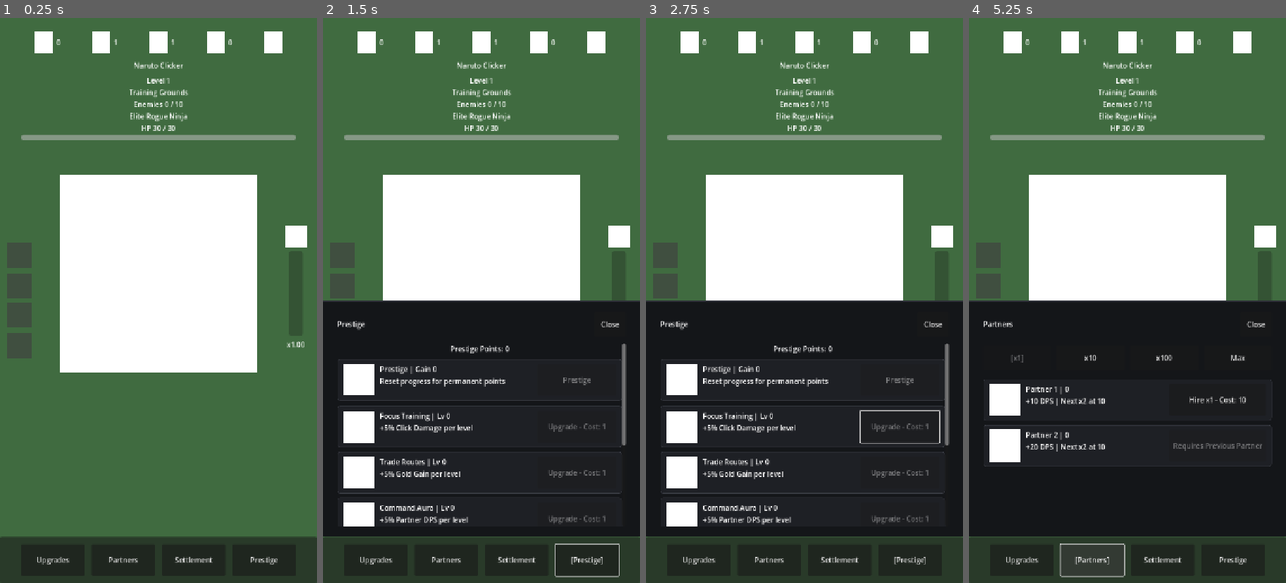
Above: before the commit, frames 1-4 (left to right).
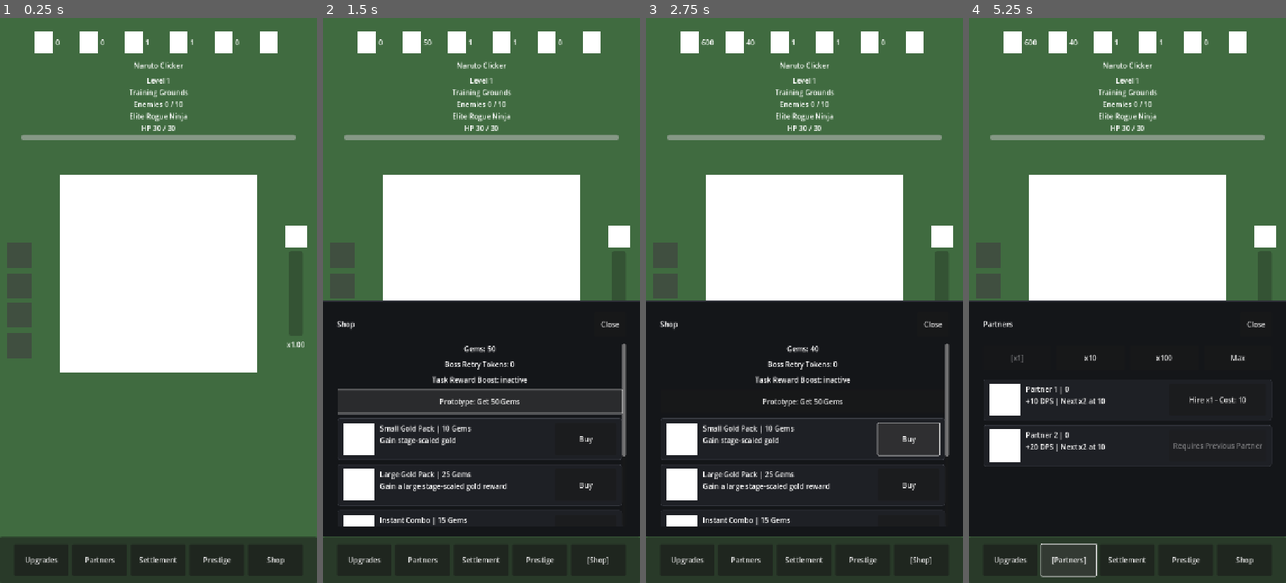
Above: after the commit, the same moments.

Repository: StanisRyz/naruto-clicker
Game: Godot game, scene res://scenes/main/Main.tscn
Same seed, same stepped clock (60 frames per second), same inputs: the game is played once before the commit and once after it.
Inputs (mouse positions are in pixels of both pictures, inside the frame that each line leads up to):
- Up to frame 1 (0.25 s): no input
- Up to frame 2 (1.5 s): click (598, 560) at 0.5 s, where only the run after the commit has a clickable "Shop"; click (478, 402) at 1.25 s, where only the run after the commit has a clickable "Prototype: Get 50 Gems"
- Up to frame 3 (2.75 s): click (909, 441) at 2 s, where only the run after the commit has a clickable "Buy"
- Up to frame 4 (5.25 s): click (1244, 560) at 2.75 s, where only the run after the commit has a clickable "[Shop]"; click (1263, 238) at 3.5 s; click "Upgrades" at 4.25 s; click "Partners" at 5 s

The runs differ from the first frame. In frame 1, 1.8% of the frame differs, in the area x 8-90%, y 2-97%; in frame 2, 7.6%, in the area x 4-96%, y 2-99%; in frame 3, 7.4%; in frame 4, 2.0%.

Commit message:
Add prototype gems shop tab
Add prototype premium currency and reward shop.

Changes include:
- Add Gems as runtime premium currency.
- Add Shop as the 5th bottom tab after Prestige.
- Add ShopSheet and ShopPanel.
- Add prototype shop products for gold packs, combo fill, boss retry, and task reward boost.
- Add temporary dev-only Get 50 Gems button.
- Keep real Yandex payments, ads, saves, and external assets out of this patch.

Diff:
--- a/scenes/game/ClickerScreen.gd
+++ b/scenes/game/ClickerScreen.gd
@@ -49,10 +49,12 @@
 @onready var partners_button: Button = $BottomBar/MarginContainer/HBoxContainer/PartnersButton
 @onready var settlement_button: Button = $BottomBar/MarginContainer/HBoxContainer/SettlementButton
 @onready var prestige_button: Button = $BottomBar/MarginContainer/HBoxContainer/PrestigeButton
+@onready var shop_button: Button = $BottomBar/MarginContainer/HBoxContainer/ShopButton
 @onready var upgrade_sheet: UpgradeSheet = $UpgradeSheet
 @onready var partner_sheet: PartnerSheet = $PartnerSheet
 @onready var settlement_sheet: SettlementSheet = $SettlementSheet
 @onready var prestige_sheet: PrestigeSheet = $PrestigeSheet
+@onready var shop_sheet: ShopSheet = $ShopSheet
 @onready var prestige_confirm_dialog: PrestigeConfirmDialog = $PrestigeSheet/PrestigeConfirmDialog
 
 
@@ -69,6 +71,7 @@
 	partners_button.pressed.connect(_on_partners_button_pressed)
 	settlement_button.pressed.connect(_on_settlement_button_pressed)
 	prestige_button.pressed.connect(_on_prestige_button_pressed)
+	shop_button.pressed.connect(_on_shop_button_pressed)
 	upgrade_sheet.character_level_upgrade_requested.connect(_on_character_level_upgrade_requested)
 	upgrade_sheet.autoclick_purchase_requested.connect(_on_autoclick_purchase_requested)
 	upgrade_sheet.gold_bonus_purchase_requested.connect(_on_gold_bonus_purchase_requested)
@@ -78,12 +81,15 @@
 	settlement_sheet.building_purchase_requested.connect(_on_building_purchase_requested)
 	prestige_sheet.prestige_requested.connect(_on_prestige_requested)
 	prestige_sheet.prestige_talent_purchase_requested.connect(_on_prestige_talent_purchase_requested)
+	shop_sheet.product_purchase_requested.connect(_on_shop_product_purchase_requested)
+	shop_sheet.test_gems_requested.connect(_on_test_gems_requested)
 	prestige_confirm_dialog.confirmed.connect(_on_prestige_confirmed)
 	prestige_confirm_dialog.cancelled.connect(_on_prestige_cancelled)
 	upgrade_sheet.closed.connect(_on_sheet_closed)
 	partner_sheet.closed.connect(_on_sheet_closed)
 	settlement_sheet.closed.connect(_on_sheet_closed)
 	prestige_sheet.closed.connect(_on_sheet_closed)
+	shop_sheet.closed.connect(_on_sheet_closed)
 	_update_ui()
 	_sync_boss_timer()
 
@@ -143,6 +149,7 @@
 	partner_sheet.update_view(state)
 	settlement_sheet.update_view(state)
 	prestige_sheet.update_view(state)
+	shop_sheet.update_view(state)
 	if tasks_window.visible:
 		tasks_window.refresh_progress_only(state)
 
@@ -243,12 +250,30 @@
 	_toggle_bottom_sheet("prestige")
 
 
+func _on_shop_button_pressed() -> void:
+	_toggle_bottom_sheet("shop")
+
+
 func _on_prestige_requested() -> void:
 	prestige_sheet.show_prestige_confirm(state)
 
 
 func _on_prestige_talent_purchase_requested(talent_index: int) -> void:
 	var result: Dictionary = state.buy_prestige_talent(talent_index)
+	_handle_status_text(result.get("status_text", ""))
+	_update_ui()
+
+
+func _on_shop_product_purchase_requested(product_id: String) -> void:
+	var result: Dictionary = state.buy_shop_product(product_id)
+	_handle_status_text(result.get("status_text", ""))
+	if result.has("combo_fill"):
+		_fill_combo_meter_from_shop(float(result.get("combo_fill", combo_meter_max)))
+	_update_ui()
+
+
+func _on_test_gems_requested() -> void:
+	var result: Dictionary = state.grant_test_gems(50)
 	_handle_status_text(result.get("status_text", ""))
 	_update_ui()
 
@@ -287,6 +312,7 @@
 	partners_button.text = "[Partners]" if active_bottom_tab == "partners" else "Partners"
 	settlement_button.text = "[Settlement]" if active_bottom_tab == "settlement" else "Settlement"
 	prestige_button.text = "[Prestige]" if active_bottom_tab == "prestige" else "Prestige"
+	shop_button.text = "[Shop]" if active_bottom_tab == "shop" else "Shop"
 
 
 func _toggle_bottom_sheet(tab_name: String) -> void:
@@ -306,6 +332,8 @@
 			settlement_sheet.show_sheet()
 		"prestige":
 			prestige_sheet.show_sheet()
+		"shop":
+			shop_sheet.show_sheet()
 
 	active_bottom_tab = tab_name
 	_update_bottom_bar_view()
@@ -316,6 +344,7 @@
 	partner_sheet.hide_sheet()
 	settlement_sheet.hide_sheet()
 	prestige_sheet.hide_sheet()
+	shop_sheet.hide_sheet()
 
 
 func _on_sheet_closed() -> void:
@@ -341,6 +370,7 @@
 	boss_time_left = 0.0
 	_handle_status_text(result.get("status_text", ""))
 	_update_ui()
+	_sync_boss_timer()
 
 
 func _apply_attack_result(result: Dictionary, show_hit_feedback: bool, was_boss_level: bool = false) -> void:
@@ -521,6 +551,15 @@
 	)
 
 
+func _fill_combo_meter_from_shop(amount: float) -> void:
+	combo_meter_value = clampf(amount, 0.0, combo_meter_max)
+	if combo_meter_value >= combo_meter_max:
+		combo_meter_value = combo_meter_max
+		combo_empowered_active = true
+		combo_empowered_time_left = combo_empowered_duration
+		state.total_combo_empowered_activations += 1
+
+
 func _handle_defeat_result(result: Dictionary, was_boss_level: bool) -> void:
 	enemy_transition_locked = true
 	enemy_transition_token += 1
--- a/scenes/game/ClickerScreen.tscn
+++ b/scenes/game/ClickerScreen.tscn
@@ -11,6 +11,7 @@
 [ext_resource type="PackedScene" path="res://scenes/ui/ProgressInfoPanel.tscn" id="9_progress"]
 [ext_resource type="PackedScene" path="res://scenes/ui/ComboPanel.tscn" id="10_combo"]
 [ext_resource type="PackedScene" path="res://scenes/ui/TasksWindow.tscn" id="11_tasks"]
+[ext_resource type="PackedScene" path="res://scenes/ui/ShopSheet.tscn" id="12_shop"]
 
 [node name="ClickerScreen" type="Control"]
 layout_mode = 3
@@ -127,6 +128,9 @@
 [node name="PrestigeSheet" parent="." instance=ExtResource("7_4qosh")]
 layout_mode = 1
 
+[node name="ShopSheet" parent="." instance=ExtResource("12_shop")]
+layout_mode = 1
+
 [node name="BottomBar" type="PanelContainer" parent="."]
 layout_mode = 1
 anchors_preset = 12
@@ -139,14 +143,14 @@
 
 [node name="MarginContainer" type="MarginContainer" parent="BottomBar"]
 layout_mode = 2
-theme_override_constants/margin_left = 48
+theme_override_constants/margin_left = 32
 theme_override_constants/margin_top = 16
-theme_override_constants/margin_right = 48
+theme_override_constants/margin_right = 32
 theme_override_constants/margin_bottom = 16
 
 [node name="HBoxContainer" type="HBoxContainer" parent="BottomBar/MarginContainer"]
 layout_mode = 2
-theme_override_constants/separation = 16
+theme_override_constants/separation = 8
 
 [node name="UpgradesButton" type="Button" parent="BottomBar/MarginContainer/HBoxContainer"]
 custom_minimum_size = Vector2(0, 72)
@@ -172,5 +176,11 @@
 size_flags_horizontal = 3
 text = "Prestige"
 
+[node name="ShopButton" type="Button" parent="BottomBar/MarginContainer/HBoxContainer"]
+custom_minimum_size = Vector2(0, 72)
+layout_mode = 2
+size_flags_horizontal = 3
+text = "Shop"
+
 [node name="TasksWindow" parent="." instance=ExtResource("11_tasks")]
 layout_mode = 1
--- a/scenes/ui/PrimaryStatsPanel.gd
+++ b/scenes/ui/PrimaryStatsPanel.gd
@@ -4,6 +4,7 @@
 signal settings_requested
 
 @onready var gold_value_label: Label = $HBoxContainer/GoldCard/GoldValueLabel
+@onready var gems_value_label: Label = $HBoxContainer/GemsCard/GemsValueLabel
 @onready var character_level_value_label: Label = $HBoxContainer/CharacterLevelCard/CharacterLevelValueLabel
 @onready var damage_value_label: Label = $HBoxContainer/DamageCard/DamageValueLabel
 @onready var partner_dps_value_label: Label = $HBoxContainer/PartnerDpsCard/PartnerDpsValueLabel
@@ -16,6 +17,7 @@
 
 func update_view(state: ClickerState) -> void:
 	gold_value_label.text = "%d" % state.gold
+	gems_value_label.text = "%d" % state.gems
 	character_level_value_label.text = "%d" % state.character_level
 	damage_value_label.text = "%d" % state.click_damage
 	partner_dps_value_label.text = "%d" % state.get_final_partner_dps(false)
--- a/scenes/ui/PrimaryStatsPanel.tscn
+++ b/scenes/ui/PrimaryStatsPanel.tscn
@@ -15,13 +15,13 @@
 grow_horizontal = 2
 grow_vertical = 2
 mouse_filter = 2
-theme_override_constants/separation = 14
+theme_override_constants/separation = 10
 
 [node name="GoldCard" type="HBoxContainer" parent="HBoxContainer"]
-custom_minimum_size = Vector2(116, 40)
+custom_minimum_size = Vector2(92, 40)
 layout_mode = 2
 mouse_filter = 2
-theme_override_constants/separation = 8
+theme_override_constants/separation = 6
 
 [node name="GoldIcon" type="ColorRect" parent="HBoxContainer/GoldCard"]
 custom_minimum_size = Vector2(40, 40)
@@ -30,17 +30,36 @@
 color = Color(1, 1, 1, 1)
 
 [node name="GoldValueLabel" type="Label" parent="HBoxContainer/GoldCard"]
-custom_minimum_size = Vector2(68, 40)
+custom_minimum_size = Vector2(46, 40)
+layout_mode = 2
+mouse_filter = 2
+text = "0"
+vertical_alignment = 1
+
+[node name="GemsCard" type="HBoxContainer" parent="HBoxContainer"]
+custom_minimum_size = Vector2(92, 40)
+layout_mode = 2
+mouse_filter = 2
+theme_override_constants/separation = 6
+
+[node name="GemsIcon" type="ColorRect" parent="HBoxContainer/GemsCard"]
+custom_minimum_size = Vector2(40, 40)
+layout_mode = 2
+mouse_filter = 2
+color = Color(1, 1, 1, 1)
+
+[node name="GemsValueLabel" type="Label" parent="HBoxContainer/GemsCard"]
+custom_minimum_size = Vector2(46, 40)
 layout_mode = 2
 mouse_filter = 2
 text = "0"
 vertical_alignment = 1
 
 [node name="CharacterLevelCard" type="HBoxContainer" parent="HBoxContainer"]
-custom_minimum_size = Vector2(116, 40)
+custom_minimum_size = Vector2(92, 40)
 layout_mode = 2
 mouse_filter = 2
-theme_override_constants/separation = 8
+theme_override_constants/separation = 6
 
 [node name="CharacterLevelIcon" type="ColorRect" parent="HBoxContainer/CharacterLevelCard"]
 custom_minimum_size = Vector2(40, 40)
@@ -49,17 +68,17 @@
 color = Color(1, 1, 1, 1)
 
 [node name="CharacterLevelValueLabel" type="Label" parent="HBoxContainer/CharacterLevelCard"]
-custom_minimum_size = Vector2(68, 40)
+custom_minimum_size = Vector2(46, 40)
 layout_mode = 2
 mouse_filter = 2
 text = "1"
 vertical_alignment = 1
 
 [node name="DamageCard" type="HBoxContainer" parent="HBoxContainer"]
-custom_minimum_size = Vector2(116, 40)
+custom_minimum_size = Vector2(92, 40)
 layout_mode = 2
 mouse_filter = 2
-theme_override_constants/separation = 8
+theme_override_constants/separation = 6
 
 [node name="DamageIcon" type="ColorRect" parent="HBoxContainer/DamageCard"]
 custom_minimum_size = Vector2(40, 40)
@@ -68,17 +87,17 @@
 color = Color(1, 1, 1, 1)
 
 [node name="DamageValueLabel" type="Label" parent="HBoxContainer/DamageCard"]
-custom_minimum_size = Vector2(68, 40)
+custom_minimum_size = Vector2(46, 40)
 layout_mode = 2
 mouse_filter = 2
 text = "1"
 vertical_alignment = 1
 
 [node name="PartnerDpsCard" type="HBoxContainer" parent="HBoxContainer"]
-custom_minimum_size = Vector2(116, 40)
+custom_minimum_size = Vector2(92, 40)
 layout_mode = 2
 mouse_filter = 2
-theme_override_constants/separation = 8
+theme_override_constants/separation = 6
 
 [node name="PartnerDpsIcon" type="ColorRect" parent="HBoxContainer/PartnerDpsCard"]
 custom_minimum_size = Vector2(40, 40)
@@ -87,7 +106,7 @@
 color = Color(1, 1, 1, 1)
 
 [node name="PartnerDpsValueLabel" type="Label" parent="HBoxContainer/PartnerDpsCard"]
-custom_minimum_size = Vector2(68, 40)
+custom_minimum_size = Vector2(46, 40)
 layout_mode = 2
 mouse_filter = 2
 text = "0"
--- /dev/null
+++ b/scenes/ui/ShopPanel.gd
@@ -0,0 +1,123 @@
+class_name ShopPanel
+extends VBoxContainer
+
+signal product_purchase_requested(product_id: String)
+signal test_gems_requested
+
+var product_rows: Dictionary = {}
+
+@onready var gems_label: Label = $GemsLabel
+@onready var tokens_label: Label = $TokensLabel
+@onready var boost_label: Label = $BoostLabel
+@onready var test_gems_button: Button = $TestGemsButton
+@onready var products_container: VBoxContainer = $ProductsContainer
+
+
+func _ready() -> void:
+	test_gems_button.pressed.connect(func() -> void: test_gems_requested.emit())
+
+
+func update_view(state: ClickerState) -> void:
+	gems_label.text = "Gems: %d" % state.gems
+	tokens_label.text = "Boss Retry Tokens: %d" % state.boss_retry_tokens
+	if state.task_reward_boost_multiplier > 1.0:
+		boost_label.text = "Task Reward Boost: x%.1f active" % state.task_reward_boost_multiplier
+	else:
+		boost_label.text = "Task Reward Boost: inactive"
+	_ensure_product_rows(state)
+
+	for product_data: Dictionary in state.get_shop_product_view_data():
+		var product_id: String = String(product_data.get("id", ""))
+		if product_rows.has(product_id):
+			_update_product_row(product_data, product_rows[product_id])
+
+
+func _ensure_product_rows(state: ClickerState) -> void:
+	for product_data: Dictionary in state.get_shop_product_view_data():
+		var product_id: String = String(product_data.get("id", ""))
+		if product_id != "" and not product_rows.has(product_id):
+			product_rows[product_id] = _create_product_row(product_id)
+
+
+func _create_product_row(product_id: String) -> Dictionary:
+	var row := PanelContainer.new()
+	row.name = "%sRow" % product_id
+	row.size_flags_horizontal = Control.SIZE_EXPAND_FILL
+	row.add_theme_stylebox_override("panel", _create_row_stylebox())
+	products_container.add_child(row)
+
+	var margin := MarginContainer.new()
+	margin.add_theme_constant_override("margin_left", 12)
+	margin.add_theme_constant_override("margin_top", 10)
+	margin.add_theme_constant_override("margin_right", 12)
+	margin.add_theme_constant_override("margin_bottom", 10)
+	row.add_child(margin)
+
+	var content := HBoxContainer.new()
+	content.size_flags_horizontal = Control.SIZE_EXPAND_FILL
+	content.add_theme_constant_override("separation", 12)
+	margin.add_child(content)
+
+	var image_holder := ColorRect.new()
+	image_holder.name = "ImageHolder"
+	image_holder.color = Color.WHITE
+	image_holder.custom_minimum_size = Vector2(72, 72)
+	content.add_child(image_holder)
+
+	var info_container := VBoxContainer.new()
+	info_container.name = "InfoContainer"
+	info_container.size_flags_horizontal = Control.SIZE_EXPAND_FILL
+	info_container.add_theme_constant_override("separation", 4)
+	content.add_child(info_container)
+
+	var name_cost_label := Label.new()
+	name_cost_label.name = "NameCostLabel"
+	name_cost_label.size_flags_horizontal = Control.SIZE_EXPAND_FILL
+	name_cost_label.text_overrun_behavior = TextServer.OVERRUN_TRIM_ELLIPSIS
+	info_container.add_child(name_cost_label)
+
+	var description_label := Label.new()
+	description_label.name = "DescriptionLabel"
+	description_label.size_flags_horizontal = Control.SIZE_EXPAND_FILL
+	description_label.autowrap_mode = TextServer.AUTOWRAP_WORD_SMART
+	info_container.add_child(description_label)
+
+	var button := Button.new()
+	button.name = "BuyButton"
+	button.custom_minimum_size = Vector2(140, 64)
+	button.text = "Buy"
+	button.pressed.connect(func() -> void: product_purchase_requested.emit(product_id))
+	content.add_child(button)
+
+	return {
+		"name_cost_label": name_cost_label,
+		"description_label": description_label,
+		"button": button,
+	}
+
+
+func _update_product_row(product_data: Dictionary, row: Dictionary) -> void:
+	var name_cost_label: Label = row["name_cost_label"]
+	var description_label: Label = row["description_label"]
+	var button: Button = row["button"]
+	var cost_gems: int = int(product_data.get("cost_gems", 0))
+
+	name_cost_label.text = "%s | %d Gems" % [String(product_data.get("name", "")), cost_gems]
+	description_label.text = String(product_data.get("description", ""))
+	button.disabled = not bool(product_data.get("can_buy", false))
+	button.text = "Buy"
+
+
+func _create_row_stylebox() -> StyleBoxFlat:
+	var stylebox := StyleBoxFlat.new()
+	stylebox.bg_color = Color(0.12, 0.125, 0.145, 1.0)
+	stylebox.border_width_left = 1
+	stylebox.border_width_top = 1
+	stylebox.border_width_right = 1
+	stylebox.border_width_bottom = 1
+	stylebox.border_color = Color(0.22, 0.23, 0.26, 1.0)
+	stylebox.corner_radius_top_left = 6
+	stylebox.corner_radius_top_right = 6
+	stylebox.corner_radius_bottom_left = 6
+	stylebox.corner_radius_bottom_right = 6
+	return stylebox
--- /dev/null
+++ b/scenes/ui/ShopPanel.tscn
@@ -0,0 +1,31 @@
+[gd_scene load_steps=2 format=3]
+
+[ext_resource type="Script" path="res://scenes/ui/ShopPanel.gd" id="1_shop_panel"]
+
+[node name="ShopPanel" type="VBoxContainer"]
+theme_override_constants/separation = 12
+script = ExtResource("1_shop_panel")
+
+[node name="GemsLabel" type="Label" parent="."]
+layout_mode = 2
+text = "Gems: 0"
+horizontal_alignment = 1
+
+[node name="TokensLabel" type="Label" parent="."]
+layout_mode = 2
+text = "Boss Retry Tokens: 0"
+horizontal_alignment = 1
+
+[node name="BoostLabel" type="Label" parent="."]
+layout_mode = 2
+text = "Task Reward Boost: x1.0"
+horizontal_alignment = 1
+
+[node name="TestGemsButton" type="Button" parent="."]
+custom_minimum_size = Vector2(0, 52)
+layout_mode = 2
+text = "Prototype: Get 50 Gems"
+
+[node name="ProductsContainer" type="VBoxContainer" parent="."]
+layout_mode = 2
+theme_override_constants/separation = 10
--- /dev/null
+++ b/scenes/ui/ShopSheet.gd
@@ -0,0 +1,37 @@
+class_name ShopSheet
+extends Control
+
+signal product_purchase_requested(product_id: String)
+signal test_gems_requested
+signal closed
+
+@onready var close_button: Button = $PanelContainer/MarginContainer/VBoxContainer/Header/CloseButton
+@onready var shop_panel: ShopPanel = $PanelContainer/MarginContainer/VBoxContainer/ScrollContainer/ShopPanel
+
+
+func _ready() -> void:
+	close_button.pressed.connect(hide_sheet)
+	shop_panel.product_purchase_requested.connect(_on_panel_product_purchase_requested)
+	shop_panel.test_gems_requested.connect(_on_panel_test_gems_requested)
+	hide()
+
+
+func show_sheet() -> void:
+	show()
+
+
+func hide_sheet() -> void:
+	hide()
+	closed.emit()
+
+
+func update_view(state: ClickerState) -> void:
+	shop_panel.update_view(state)
+
+
+func _on_panel_product_purchase_requested(product_id: String) -> void:
+	product_purchase_requested.emit(product_id)
+
+
+func _on_panel_test_gems_requested() -> void:
+	test_gems_requested.emit()
--- /dev/null
+++ b/scenes/ui/ShopSheet.tscn
@@ -0,0 +1,64 @@
+[gd_scene load_steps=4 format=3]
+
+[ext_resource type="Script" path="res://scenes/ui/ShopSheet.gd" id="1_shop_sheet"]
+[ext_resource type="PackedScene" path="res://scenes/ui/ShopPanel.tscn" id="2_shop_panel"]
+
+[sub_resource type="StyleBoxFlat" id="StyleBoxFlat_shop_sheet_panel"]
+bg_color = Color(0.08, 0.085, 0.1, 1)
+border_width_top = 2
+border_color = Color(0.18, 0.19, 0.22, 1)
+
+[node name="ShopSheet" type="Control"]
+visible = false
+layout_mode = 3
+anchors_preset = 12
+anchor_top = 0.5
+anchor_right = 1.0
+anchor_bottom = 1.0
+offset_bottom = -104.0
+grow_horizontal = 2
+grow_vertical = 0
+mouse_filter = 0
+script = ExtResource("1_shop_sheet")
+
+[node name="PanelContainer" type="PanelContainer" parent="."]
+layout_mode = 1
+anchors_preset = 15
+anchor_right = 1.0
+anchor_bottom = 1.0
+grow_horizontal = 2
+grow_vertical = 2
+theme_override_styles/panel = SubResource("StyleBoxFlat_shop_sheet_panel")
+
+[node name="MarginContainer" type="MarginContainer" parent="PanelContainer"]
+layout_mode = 2
+theme_override_constants/margin_left = 32
+theme_override_constants/margin_top = 24
+theme_override_constants/margin_right = 32
+theme_override_constants/margin_bottom = 24
+
+[node name="VBoxContainer" type="VBoxContainer" parent="PanelContainer/MarginContainer"]
+layout_mode = 2
+theme_override_constants/separation = 16
+
+[node name="Header" type="HBoxContainer" parent="PanelContainer/MarginContainer/VBoxContainer"]
+layout_mode = 2
+
+[node name="TitleLabel" type="Label" parent="PanelContainer/MarginContainer/VBoxContainer/Header"]
+layout_mode = 2
+size_flags_horizontal = 3
+text = "Shop"
+
+[node name="CloseButton" type="Button" parent="PanelContainer/MarginContainer/VBoxContainer/Header"]
+custom_minimum_size = Vector2(72, 56)
+layout_mode = 2
+text = "Close"
+
+[node name="ScrollContainer" type="ScrollContainer" parent="PanelContainer/MarginContainer/VBoxContainer"]
+layout_mode = 2
+size_flags_vertical = 3
+horizontal_scroll_mode = 0
+
+[node name="ShopPanel" parent="PanelContainer/MarginContainer/VBoxContainer/ScrollContainer" instance=ExtResource("2_shop_panel")]
+layout_mode = 2
+size_flags_horizontal = 3
--- a/scripts/game/ClickerState.gd
+++ b/scripts/game/ClickerState.gd
@@ -45,6 +45,7 @@
 ]
 
 var gold: int = 0
+var gems: int = 0
 var click_damage: int = 1
 var character_level: int = 1
 var character_level_upgrade_cost: int = 5
@@ -127,6 +128,50 @@
 var building_counts: Array[int] = []
 var building_bonus_percent_per_level: int = 1
 var building_purchase_costs: Array[int] = []
+var boss_retry_tokens: int = 0
+var task_reward_boost_multiplier: float = 1.0
+var shop_product_definitions: Array[Dictionary] = [
+	{
+		"id": "gold_pack_small",
+		"name": "Small Gold Pack",
+		"description": "Gain stage-scaled gold",
+		"cost_gems": 10,
+		"reward_type": "gold",
+		"reward_scale": 120,
+	},
+	{
+		"id": "gold_pack_large",
+		"name": "Large Gold Pack",
+		"description": "Gain a large stage-scaled gold reward",
+		"cost_gems": 25,
+		"reward_type": "gold",
+		"reward_scale": 350,
+	},
+	{
+		"id": "instant_combo",
+		"name": "Instant Combo",
+		"description": "Fill Combo Meter to 100%",
+		"cost_gems": 15,
+		"reward_type": "combo_fill",
+		"reward_amount": 100,
+	},
+	{
+		"id": "boss_retry_token",
+		"name": "Boss Retry",
+		"description": "Return to the failed boss level",
+		"cost_gems": 20,
+		"reward_type": "boss_retry_token",
+		"reward_amount": 1,
+	},
+	{
+		"id": "task_boost",
+		"name": "Task Reward Boost",
+		"description": "Next claimed task gives x2 gold",
+		"cost_gems": 30,
+		"reward_type": "task_reward_boost",
+		"reward_multiplier": 2.0,
+	},
+]
 
 var current_zone_index: int = 0
 var zone_name: String = "Training Grounds"
@@ -353,6 +398,10 @@
 		return _make_purchase_result("Task is not complete")
 
 	var reward: int = get_task_reward_gold(task_id)
+	if task_reward_boost_multiplier > 1.0:
+		reward = int(reward * task_reward_boost_multiplier)
+		task_reward_boost_multiplier = 1.0
+
 	gold += reward
 	active_task_ids.erase(task_id)
 	active_task_states.erase(task_id)
@@ -457,6 +506,77 @@
 	prestige_talent_levels[talent_index] += 1
 	_update_character_state()
 	return _make_purchase_result("Prestige talent upgraded!", false, true)
+
+
+func add_gems(amount: int) -> void:
+	gems = maxi(0, gems + amount)
+
+
+func grant_test_gems(amount: int = 50) -> Dictionary:
+	add_gems(amount)
+	return _make_purchase_result("Prototype test grant: +%d Gems" % amount, false, true)
+
+
+func get_shop_product(product_id: String) -> Dictionary:
+	for product: Dictionary in shop_product_definitions:
+		if String(product.get("id", "")) == product_id:
+			return product
+
+	return {}
+
+
+func get_shop_product_view_data() -> Array[Dictionary]:
+	var product_view_data: Array[Dictionary] = []
+	for product: Dictionary in shop_product_definitions:
+		var cost_gems: int = int(product.get("cost_gems", 0))
+		product_view_data.append({
+			"id": String(product.get("id", "")),
+			"name": String(product.get("name", "")),
+			"description": String(product.get("description", "")),
+			"cost_gems": cost_gems,
+			"can_buy": gems >= cost_gems,
+		})
+
+	return product_view_data
+
+
+func buy_shop_product(product_id: String) -> Dictionary:
+	var product: Dictionary = get_shop_product(product_id)
+	if product.is_empty():
+		return _make_purchase_result("Invalid shop product")
+
+	var cost_gems: int = int(product.get("cost_gems", 0))
+	if gems < cost_gems:
+		return _make_purchase_result("Not enough Gems")
+
+	gems -= cost_gems
+	var product_name: String = String(product.get("name", "Shop product"))
+	var reward_type: String = String(product.get("reward_type", ""))
+	var result: Dictionary = _make_purchase_result("%s purchased!" % product_name, false, true)
+
+	match reward_type:
+		"gold":
+			var reward_scale: int = int(product.get("reward_scale", 0))
+			var reward_gold: int = maxi(1, get_current_task_reward_unit() * reward_scale)
+			gold += reward_gold
+			result["reward_gold"] = reward_gold
+			result["status_text"] = "%s purchased! +%d gold" % [product_name, reward_gold]
+		"combo_fill":
+			var combo_reward_amount: int = int(product.get("reward_amount", 100))
+			result["combo_fill"] = combo_reward_amount
+			result["status_text"] = "%s purchased! Combo filled" % product_name
+		"boss_retry_token":
+			var boss_retry_reward_amount: int = int(product.get("reward_amount", 1))
+			boss_retry_tokens += boss_retry_reward_amount
+			result["status_text"] = "%s purchased! +%d Boss Retry" % [product_name, boss_retry_reward_amount]
+		"task_reward_boost":
+			var reward_multiplier: float = float(product.get("reward_multiplier", 1.0))
+			task_reward_boost_multiplier = maxf(task_reward_boost_multiplier, reward_multiplier)
+			result["status_text"] = "%s purchased! Next task reward x%.1f" % [product_name, task_reward_boost_multiplier]
+		_:
+			result["status_text"] = "Unknown shop reward"
+
+	return result
 
 
 func perform_prestige() -> Dictionary:
@@ -1279,6 +1399,26 @@
 
 
 func fail_boss_level() -> Dictionary:
+	if is_boss_level and boss_retry_tokens > 0:
+		boss_retry_tokens -= 1
+		enemies_defeated_on_level = 0
+		setup_current_level()
+		return {
+			"defeated": false,
+			"level_up": false,
+			"reward_gold": 0,
+			"damage_dealt": 0,
+			"target_hp_before": target_hp,
+			"target_hp_after": target_hp,
+			"upgraded": false,
+			"not_enough_gold": false,
+			"boss_failed": true,
+			"boss_retry_used": true,
+			"status_text": "Boss Retry used! Try Level %d again" % current_level,
+			"zone_changed": false,
+			"zone_name": "",
+		}
+
 	current_level = maxi(1, current_level - 1)
 	enemies_defeated_on_level = 0
 	setup_current_level()
Not shown: 1 places in scenes/game/ClickerScreen.tscn that only renumber resources
Not shown, added: scenes/ui/ShopPanel.gd.uid
Not shown, added: scenes/ui/ShopSheet.gd.uid
Not shown, changed: AGENTS.md
Not shown, changed: README.md
